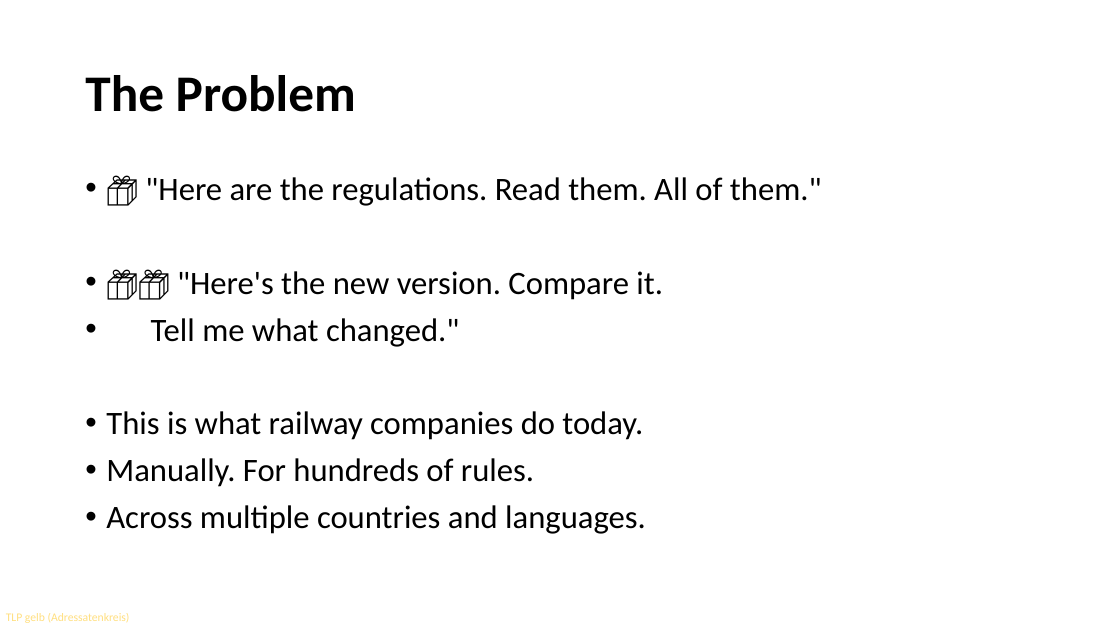
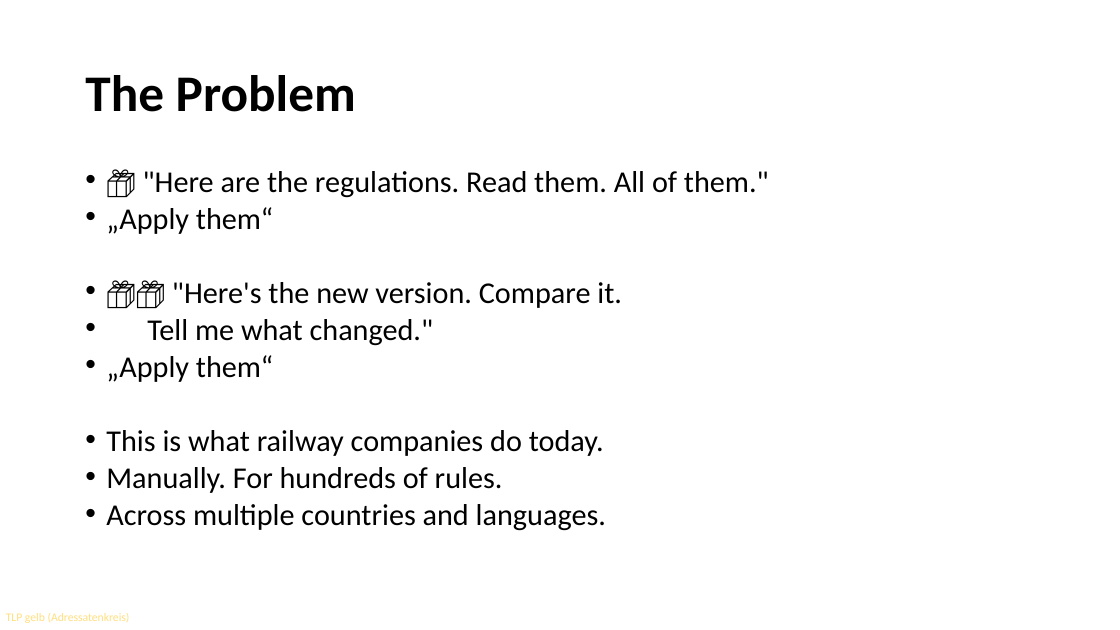
Before and after one commit to OpenRail-Playground/A38, a slide deck: slide 2 of whomakestherules/A38_H4R2026_Ch7.pptx. Drawn at 1120x630 pixels with LibreOffice and Linux fonts; fonts in the diff are those of the drawing; background and template pictures are left out. Boxes give left, top, right and bottom in pixels: in the first picture for what was removed or moved away, otherwise in the second. Text is boxed around its words. In the diff, an @@ line names an element or a change of style, - is before the commit and + after.

```diff
--- a/whomakestherules/A38_H4R2026_Ch7.pptx
+++ b/whomakestherules/A38_H4R2026_Ch7.pptx
@@ text at [106, 171, 769, 531]: size 28 to 25.9 pt in "📦 "Here are the regulations. Read them. ...", "📦📦 "Here's the new version. Compare it.", "Tell me what changed."", "This is what railway companies do today." and 2 more places; line spacing 0.9 to 0.7 @@
@@ text at [106, 207, 273, 234]: paragraph added @@
+• „Apply them“
@@ text at [106, 355, 273, 382]: paragraph added @@
+• „Apply them“
```
Also in this commit, not shown: 1 other file.
